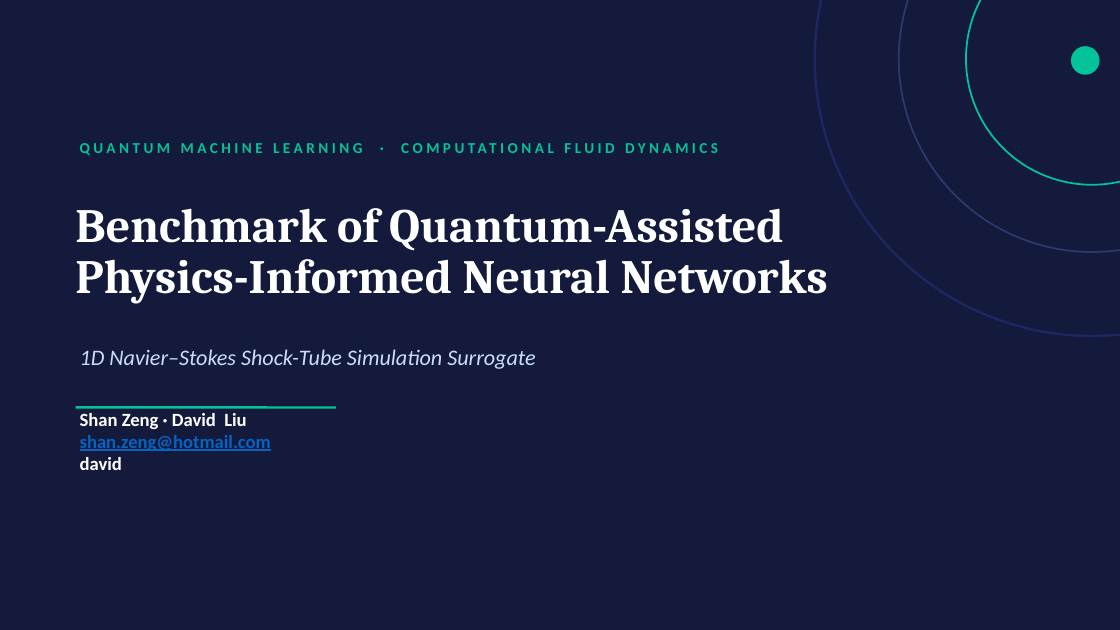
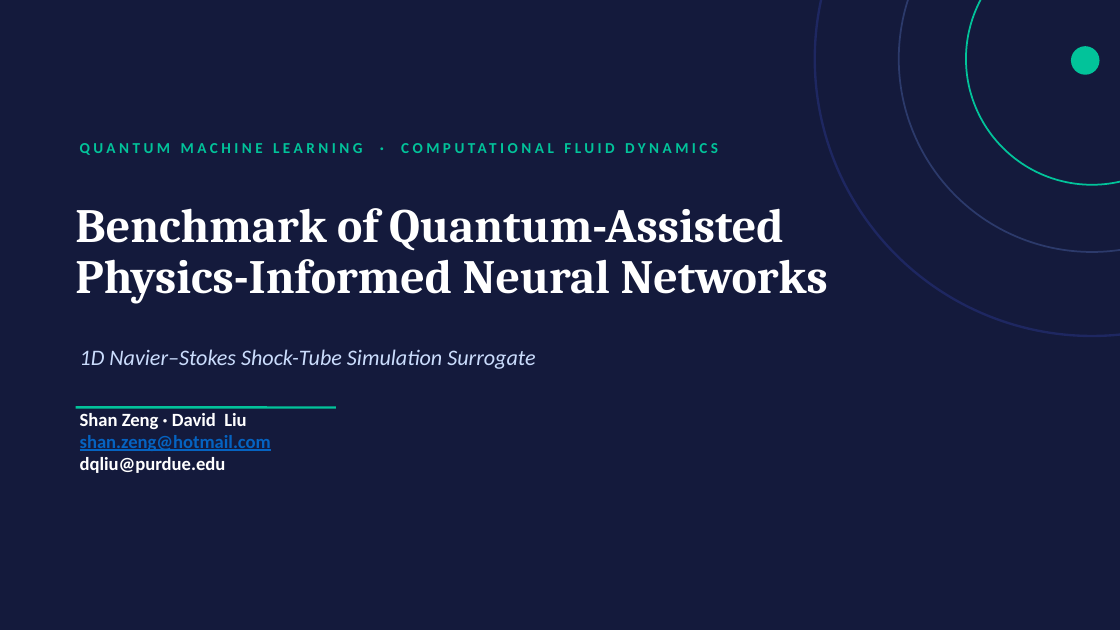
Before and after one commit to shannie1983/WISER-BQP-Quantum-Challenge-2026-, a slide deck: slide 1 of PINN_ppt.pptx. Drawn at 1120x630 pixels with LibreOffice and Linux fonts; fonts in the diff are those of the drawing. Boxes give left, top, right and bottom in pixels: in the first picture for what was removed or moved away, otherwise in the second. Text is boxed around its words. In the diff, an @@ line names an element or a change of style, - is before the commit and + after.

```diff
--- a/PINN_ppt.pptx
+++ b/PINN_ppt.pptx
@@ text at (80,457,226,473): text changed @@
-david
+dqliu@purdue.edu
```
